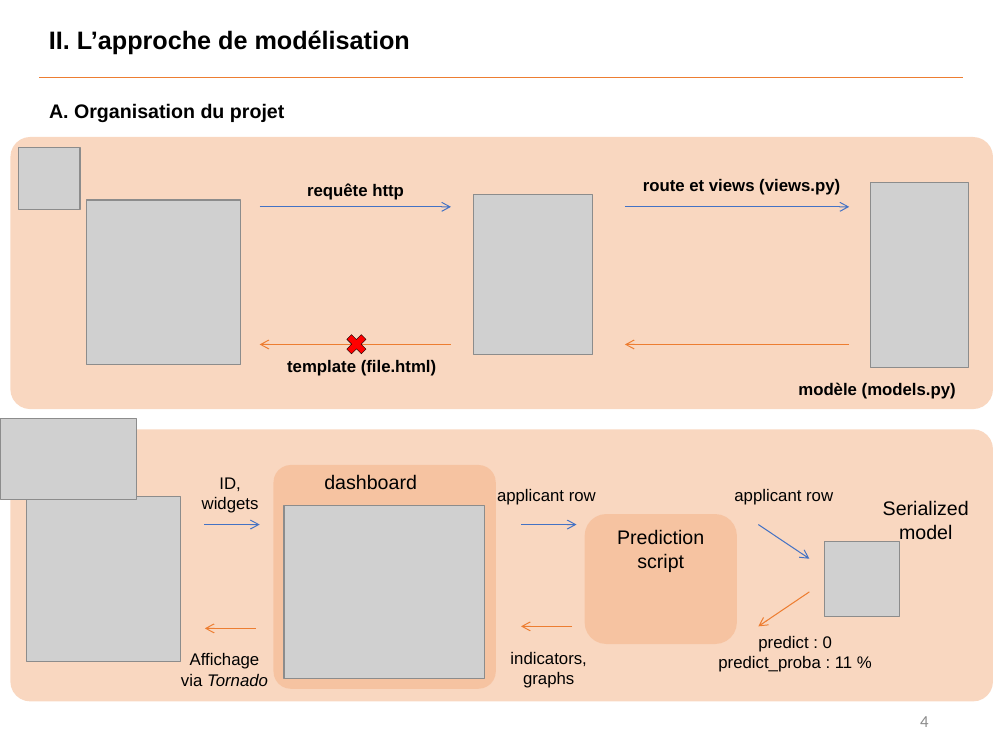
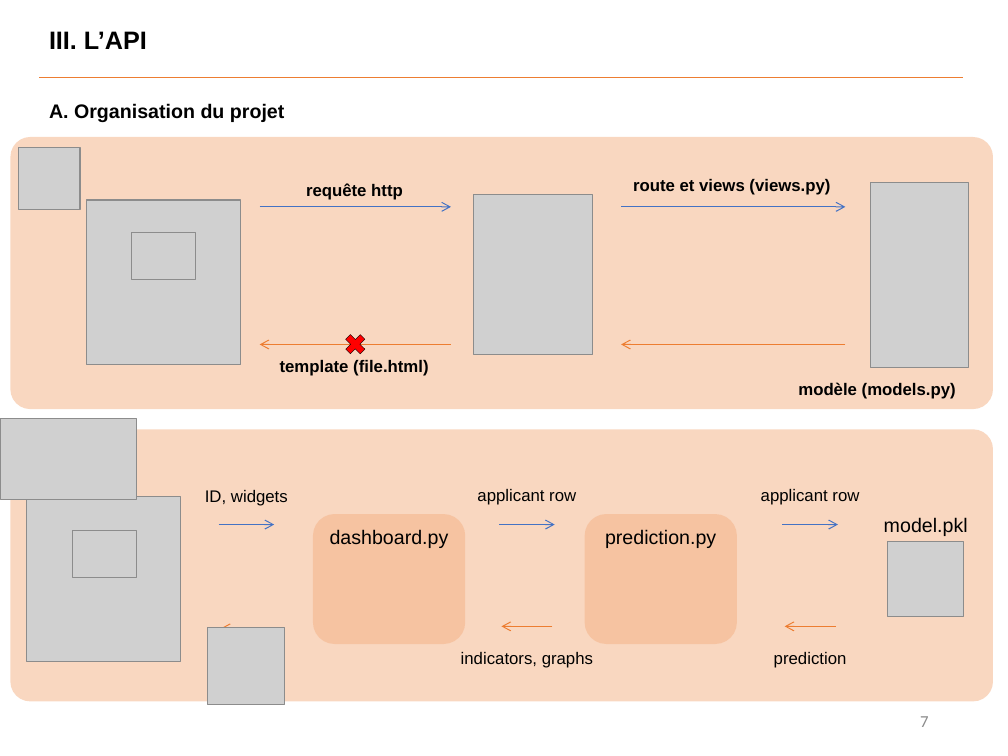
Before and after one commit to Benoit-78/P7_credit_loan_scoring_model, a slide deck: slide 7 of soutenance/P7_soutenance.pptx (slide 4 before the commit). Drawn at 1008x756 pixels with LibreOffice and Linux fonts; fonts in the diff are those of the drawing; grey boxes stand for pictures. Boxes give left, top, right and bottom in pixels: in the first picture for what was removed or moved away, otherwise in the second. Text is boxed around its words. In the diff, an @@ line names an element or a change of style, - is before the commit and + after.

```diff
--- a/soutenance/P7_soutenance.pptx
+++ b/soutenance/P7_soutenance.pptx
@@ text at (49, 31, 147, 49): text changed @@
-II. L’approche de modélisation
+III. L’API
@@ text "route et views (views.py)": place and size @@
-text "route et views (views.py)" at (643, 179, 840, 195)
+text "route et views (views.py)" at (633, 179, 830, 195)
@@ 2 arrows, 1 text: place and size @@
-2 arrows, 1 text at (287, 207, 849, 376)
+2 arrows, 1 text at (280, 207, 846, 376)
@@ picture added at (132, 233, 196, 280) @@
@@ rounded rectangle removed at (273, 465, 496, 688) @@
@@ text removed at (324, 474, 417, 490) @@
-dashboard
@@ text at (205, 490, 288, 506): text changed @@
-ID,
-widgets
+ID, widgets
@@ picture removed at (284, 505, 485, 678) @@
@@ text "applicant row": place and size @@
-text "applicant row" at (734, 489, 833, 505)
+text "applicant row" at (761, 489, 859, 505)
@@ picture added at (73, 531, 136, 579) @@
@@ arrow moved from (205, 524) - (260, 524) to (219, 524) - (274, 524) @@
@@ rounded rectangle added at (312, 514, 465, 644), fill #F4B183 at 50% opacity, 14 pt, text #000000 @@
+dashboard.py
@@ 2 arrows, 1 text: place and size @@
-2 arrows, 1 text at (497, 489, 596, 626)
+2 arrows, 1 text at (477, 489, 576, 626)
@@ text in rounded rectangle at (605, 529, 716, 548): text changed @@
-Prediction
-script
+prediction.py
@@ arrow moved from (758, 524) - (809, 558) to (782, 524) - (838, 524) @@
@@ text at (884, 517, 968, 536): text changed @@
-Serialized model
+model.pkl
@@ picture: place and size @@
-picture at (825, 541, 900, 617)
+picture at (888, 541, 964, 617)
@@ picture added at (208, 628, 284, 705) @@
@@ arrow moved from (256, 628) - (205, 628) to (272, 628) - (221, 628) @@
@@ arrow moved from (809, 592) - (758, 626) to (836, 626) - (784, 626) @@
@@ text removed at (181, 653, 268, 686) @@
-Affichage
-via Tornado
@@ text at (461, 652, 593, 668): text changed @@
-indicators,
-graphs
+indicators, graphs
@@ text at (774, 652, 847, 668): text changed @@
-predict : 0
-predict_proba : 11 %
+prediction
@@ page number at (920, 716, 928, 727): text changed @@
-4
+7
```
Also in this commit, not shown: 10 other slides changed, 1 slide added, 2 other files.
